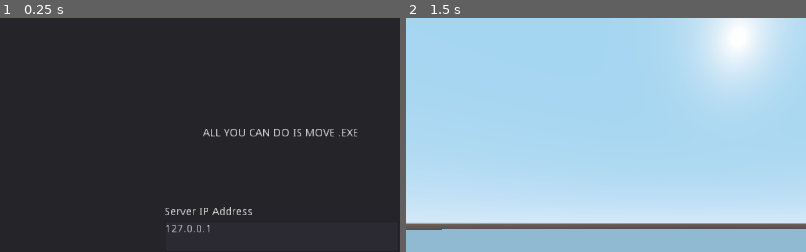
Above: before the commit, frames 1-2 (left to right).
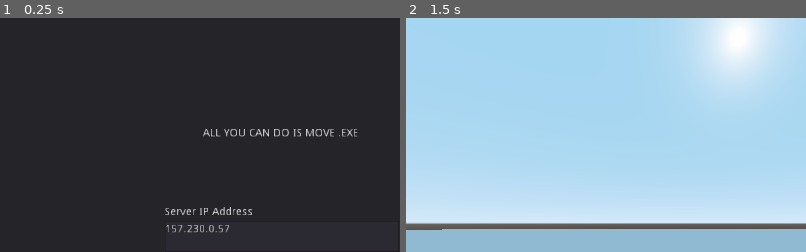
Above: after the commit, the same moments.

Repository: singerbj/for-tomorrow
Game: Godot game, scene res://scenes/Client.tscn
Two runs of this game, one before a commit and one after it. Both use one fixed random seed, a clock stepped at 60 frames per second and the inputs below.
Inputs (mouse positions are % of the whole screen's width and height, from its top left):
- Up to frame 1 (0.25 s): no input
- Up to frame 2 (1.5 s): tap Enter at 0.5 s; move the mouse to (72, 45) at 0.52 s; hold D (m_right) 0.53-1.25 s; tap Q (change_mouse_mode) at 0.6 s; click "Join Game" at 1.25 s
The pictures show only the part of the screen within x 15-65%, y 0-50%; the shares and areas given below are measured in that part.

The runs differ from the first frame. In frame 1, 0.2% of the frame differs, in the area x 43-58%, y 88-92%; in frame 2, nothing differs.

Commit message:
set ip back to prod for testing

Diff:
--- a/client/scenes/Menu.tscn
+++ b/client/scenes/Menu.tscn
@@ -16,7 +16,7 @@
 margin_right = 662.584
 margin_bottom = 300.0
 hint_tooltip = "Server IP Address"
-text = "127.0.0.1"
+text = "157.230.0.57"
 __meta__ = {
 "_edit_use_anchors_": false
 }
